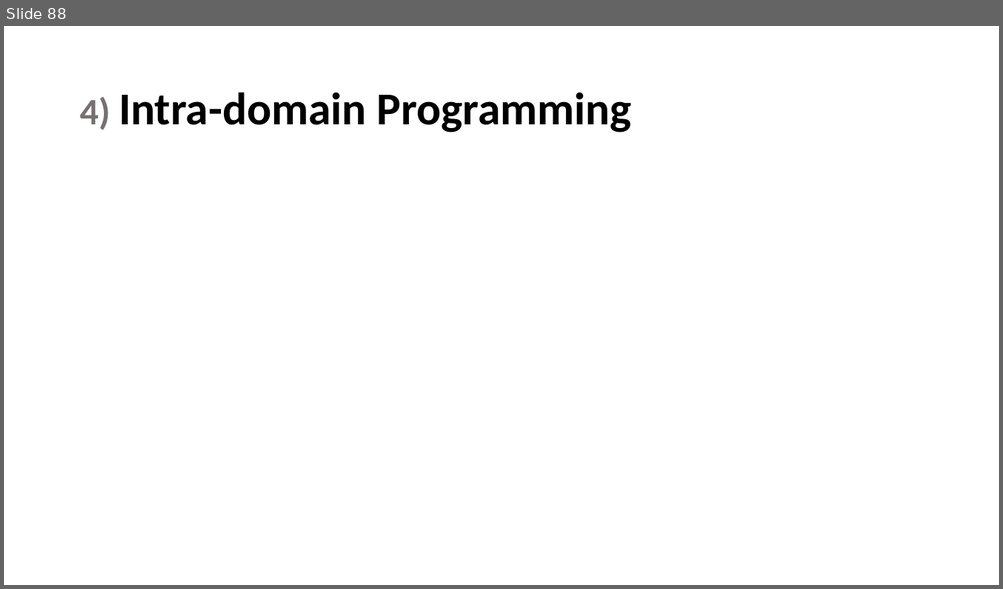
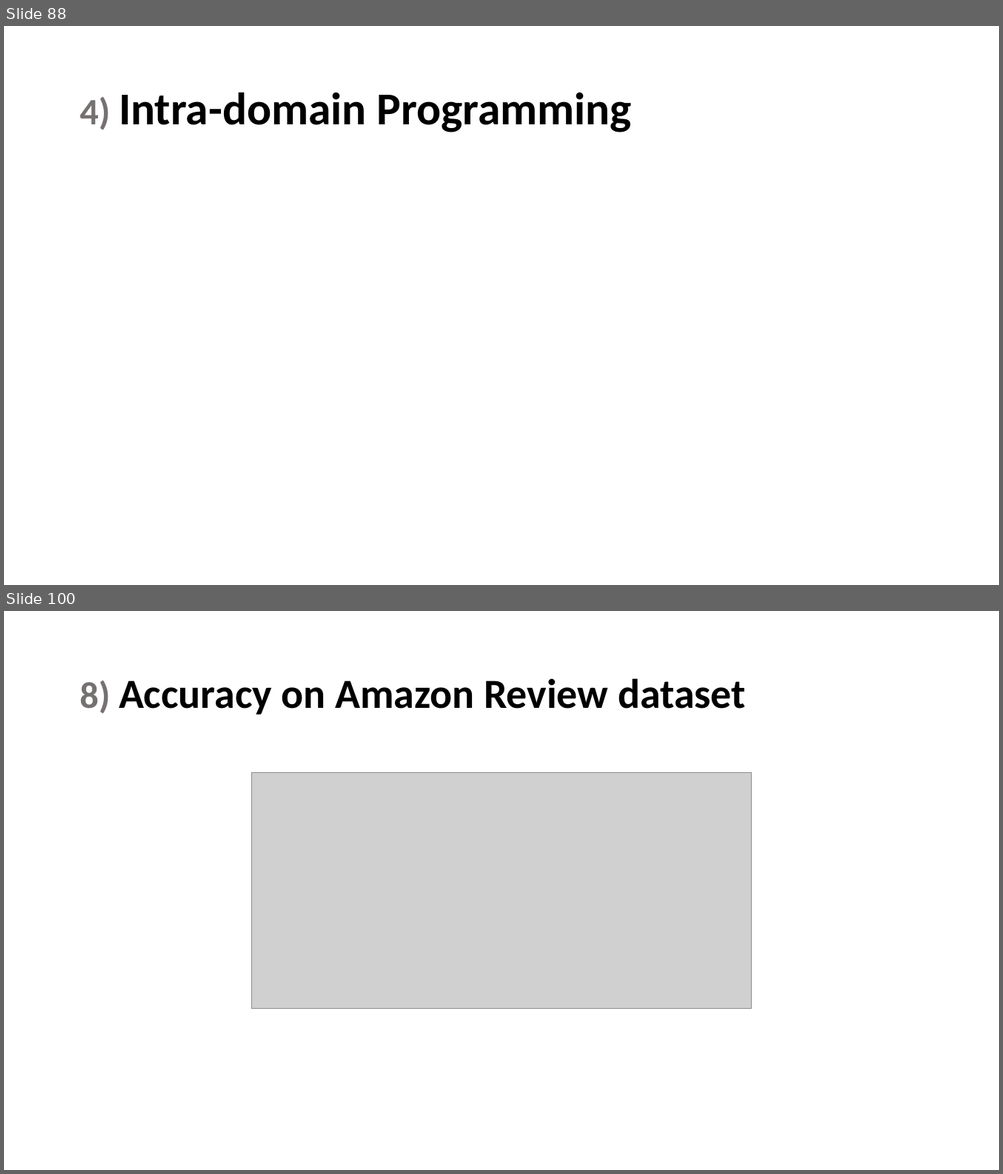
Before and after one commit to maryamhashemi/Transfer-Learning, a slide deck: phase3/Presentation/present.pptx. Shown one above the other, each under a label of ours: slide 88 before the commit, slides 88 and 100 after it; the slides between them are not shown. The pictures are 1003x589 and 1003x1174 pixels, drawn with LibreOffice and Linux fonts; fonts in the diff are those of the drawing; grey boxes stand for pictures. Boxes give left, top, right and bottom in pixels: in the first picture for what was removed or moved away, otherwise in the second. Text is boxed around its words. In the diff, an @@ line names an element or a change of style, - is before the commit and + after.

```diff
--- a/phase3/Presentation/present.pptx
+++ b/phase3/Presentation/present.pptx
@@ slide 100 added at [4,611,999,1170], background #FFFFFF @@
@@ title added at [79,678,745,715], 40 pt, text #000000, bold @@
+8) Accuracy on Amazon Review dataset
@@ picture added at [252,773,751,1008] @@
```
Also in this commit, not shown: 13 other slides added.
